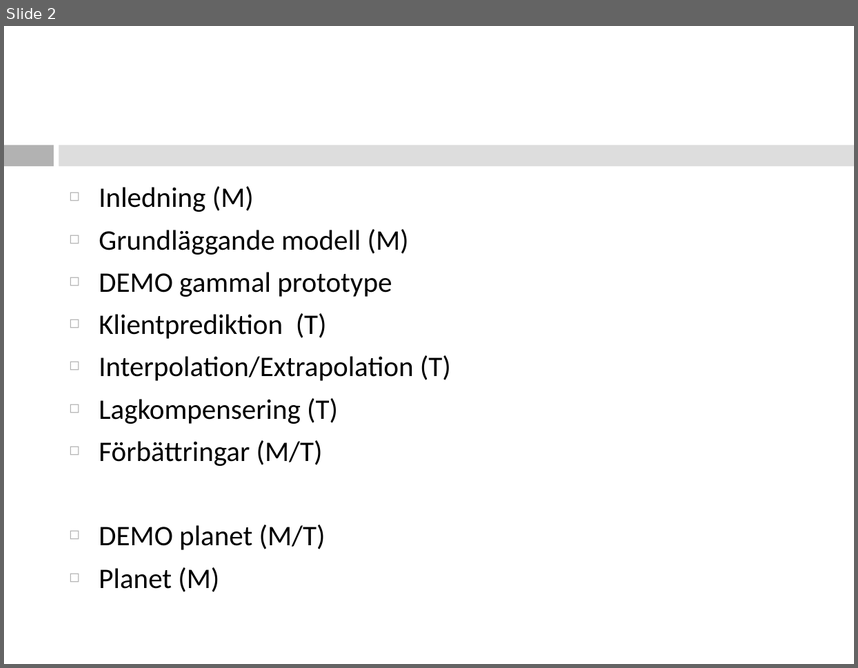
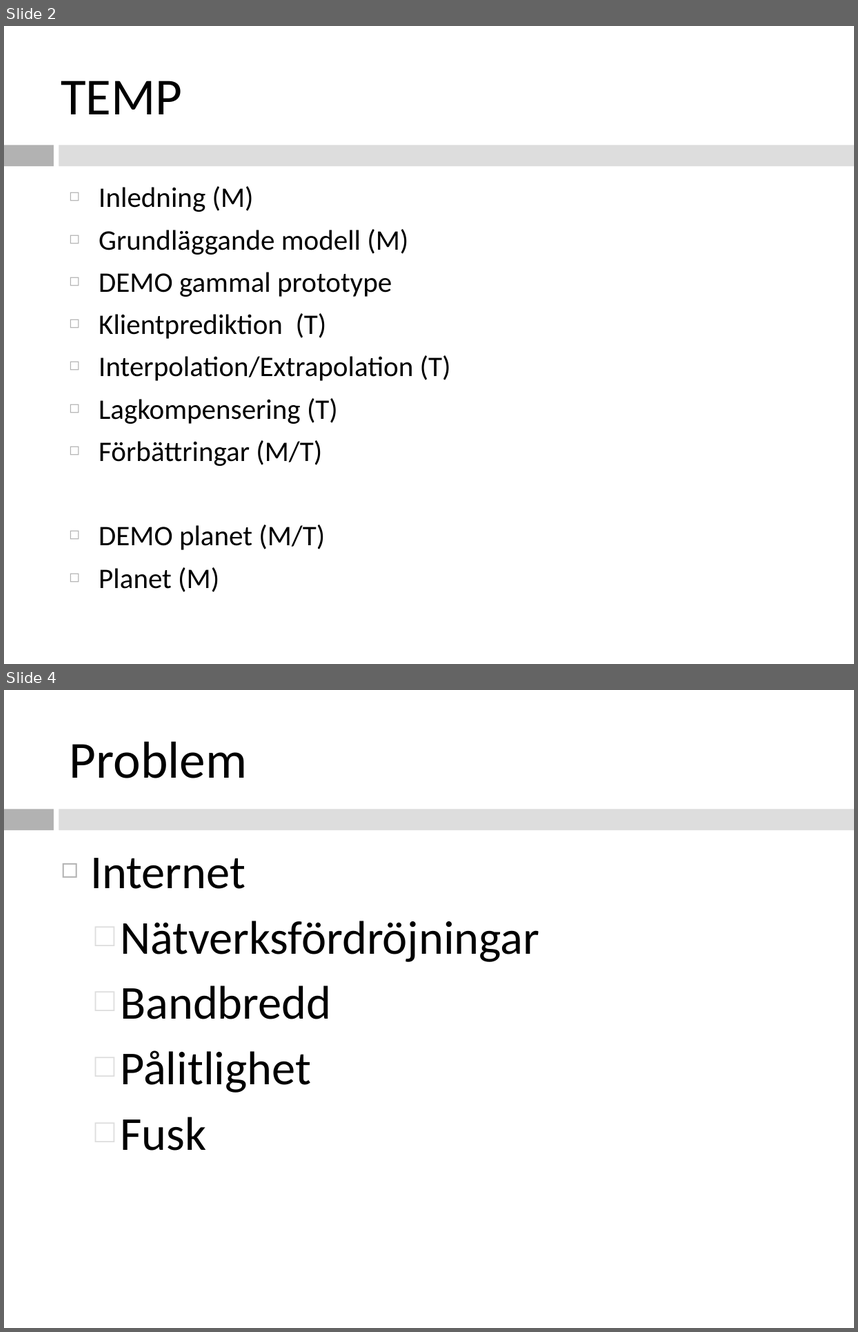
Before and after one commit to southor/planet, a slide deck: presentation/Natverksspel.ppt. Shown one above the other, each under a label of ours: slide 2 before the commit, slides 2 and 4 after it; the slides between them are not shown. The pictures are 858x668 and 858x1332 pixels, drawn with LibreOffice and Linux fonts; fonts in the diff are those of the drawing. Boxes give left, top, right and bottom in pixels: in the first picture for what was removed or moved away, otherwise in the second. Text is boxed around its words. In the diff, an @@ line names an element or a change of style, - is before the commit and + after.

```diff
--- a/presentation/Natverksspel.ppt
+++ b/presentation/Natverksspel.ppt
@@ slide 4 added at box(4, 690, 854, 1328), background #FFFFFF; not listed: 2 template elements that a slide beside it also shows @@
@@ text added at box(70, 741, 248, 778), 44 pt, text #000000 @@
+Problem
@@ text added at box(90, 858, 539, 1150), 40 pt, text #000000 @@
+◻ Internet
+  □ Nätverksfördröjningar
+  □ Bandbredd
+  □ Pålitlighet
+  □ Fusk
@@ slide 2 changed as well @@
@@ text added at box(61, 81, 183, 114), 44 pt, text #000000 @@
+TEMP
```
Also in this commit, not shown: 1 other slide changed, 5 other slides added, 2 slides removed.
